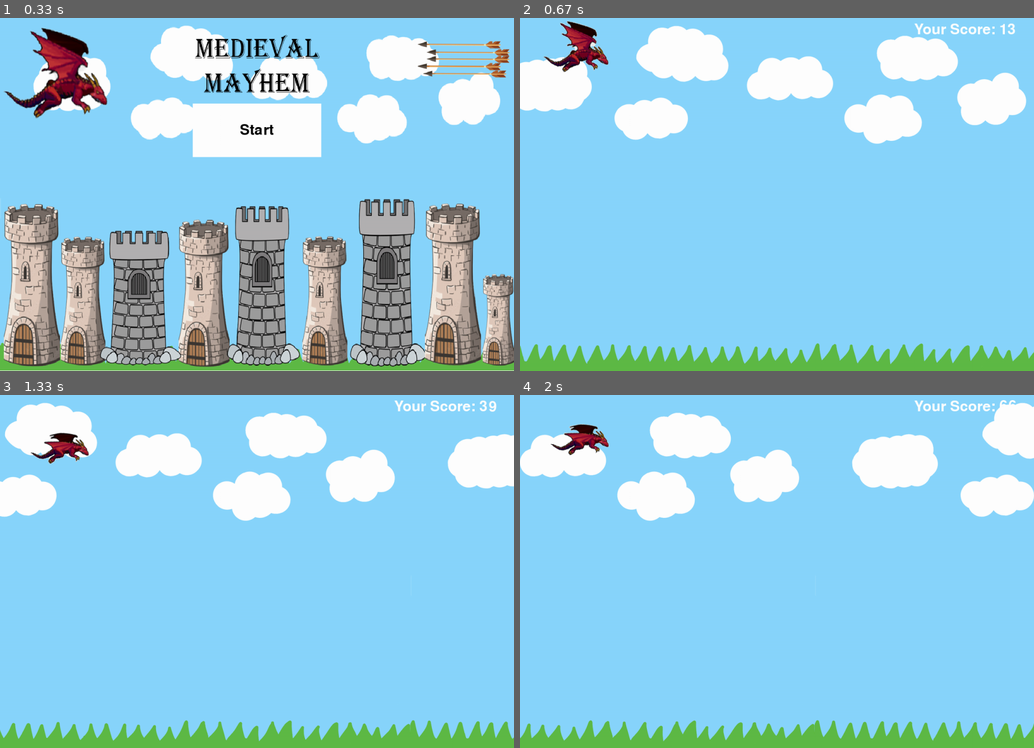
Above: before the commit, frames 1-4 (two rows, left to right).
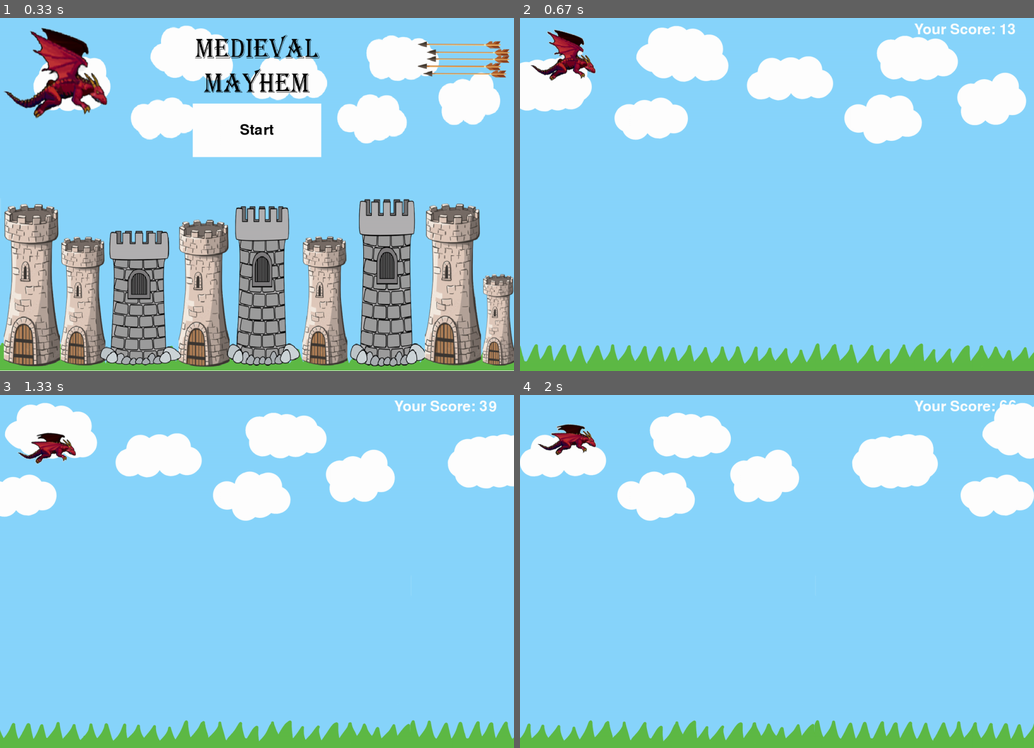
Above: after the commit, the same moments.

Repository: olincollege/Medieval-Mayhem
Game: pygame game, started from play_game.py
Two runs of this game, one before a commit and one after it. Both use one fixed random seed, a clock stepped at 60 frames per second and the inputs below.
Inputs (mouse positions are in pixels of both pictures, inside the frame that each line leads up to):
- Up to frame 1 (0.33 s): no input
- Up to frame 2 (0.67 s): press the mouse at (777, 130) at 0.37 s; move the mouse to (715, 162) at 0.47 s; release the mouse at (653, 198) at 0.6 s
- Up to frame 3 (1.33 s): hold Up 0.67-1.13 s; move the mouse to (308, 649) at 0.7 s; hold Down from 1.17 s (still down)
- Up to frame 4 (2 s): release Down at 1.47 s; hold Up 1.5-1.87 s; hold Down from 1.9 s (still down)

Frame 1 is identical in both runs. In frame 2, 1.2% of the frame differs, in the area x 2-18%, y 0-18%; in frame 3, 0.6%; in frame 4, 0.6%.

Commit message:
Final commit for game

Diff:
--- a/background.py
+++ b/background.py
@@ -7,24 +7,21 @@
 
 class Background:
     """
-    A class for managing the background of the game.
+    A class for managing the background of the game
 
     Attributes:
         frame_width: an int representing the width of the
-        display window.
+        display window
         frame_height: an int representing the height of the
-        display window.
+        display window
         frames_per_second: an int representing the number of frames to be
-        displayed per second.
-        ani : an int representing the duration of the animation in
-        milliseconds.
-        world : a pygame.Surface representing the display window created
-        using Pygame.
-        pi: a float representing the value of pi.
+        displayed per second
+        world: a pygame.Surface representing the display window created
+        using Pygame
         background_image: a pygame.Surface representing the background
-        image to be used for the display window.
-        bg_width: an int representing the width of the background image.
-        bg_height: an int representing the height of the background image.
+        image to be used for the display window
+        bg_width: an int representing the width of the background image
+        bg_height: an int representing the height of the background image
     """
 
     # Width of display window
@@ -33,14 +30,9 @@
     frame_height = 825
     # Number of frames per second for animation
     frames_per_second = 40
-    # Total animation frame duration
-    ani = 10000
 
     # Create a display window using Pygame
     world = pygame.display.set_mode([frame_width, frame_height])
-
-    # Define the value of pi
-    pi = 3.14
 
     # Load the background image
     background_image = pygame.image.load(
@@ -52,6 +44,5 @@
 
     def __init__(self):
         """
-        Constructor for the Background class.
-
+        Constructor for the Background class
         """
--- a/controller.py
+++ b/controller.py
@@ -9,14 +9,21 @@
 class Controller:
     """
     A class that handles user input events and updates
-    the state of the player object accordingly
+    the state of the player object accordingly by calling
+    methods in the Player class that cause the player
+    to move up or down
     """
 
     def __init__(self, model):
         """
-        Initializes an instance of the Controller class.
+        Initializes an instance of the Controller class
+
+        Args:
+            model: an instance of the DragonModel class
         """
         self.player = model.player
+
+        # Define how many units up and down the sprite moves
         self.steps = 10
         self.main = None
 
--- a/endscreen.py
+++ b/endscreen.py
@@ -11,17 +11,12 @@
 class EndScreen:
     """
     This class details functions for the endscreen when
-    a player hits an obstacle:
-
-    Methods:
-        __init__(self, width, height): Initializes an endscreen object
-        display(self): Displays Endscreen in game world and
-        defines exit and try again buttons
+    a player hits an obstacle
     """
 
     def __init__(self, width, height):
         """
-        Initialize EndScreen object.
+        Initialize an instance of EndScreen object
 
         Args:
             width: An int representing width of the game window
@@ -32,6 +27,8 @@
 
         # Create font objects for end screen text and exit button text
         self.end_font = pygame.font.Font(None, 60)
+        # Render the text to be a different type so
+        # it can be blitted on the screen
         self.end_text = self.end_font.render("Game Over!", True, (255, 0, 0))
         self.end_rect = self.end_text.get_rect(
             center=(self.width / 2, self.height / 2)
@@ -40,6 +37,8 @@
         self.exit_button_text = self.exit_button_font.render(
             "Exit", True, (0, 0, 0)
         )
+        # Render the text to be a different type so
+        # it can be blitted on the screen
         self.exit_button_rect = self.exit_button_text.get_rect(
             center=(self.width / 2, self.height / 2 + 50)
         )
@@ -53,7 +52,7 @@
         or closes the window.
 
         Returns:
-            bool: True if the Exit button is clicked, False otherwise
+            True if the Exit button is clicked, False otherwise
         """
         while not self.done:
             for event in pygame.event.get():
@@ -70,7 +69,6 @@
                     if self.exit_button_rect.collidepoint(
                         x_position, y_position
                     ):
-                        print("exit")
                         self.done = True
                         return True
             # Blit the end screen text, Exit button background
--- a/model.py
+++ b/model.py
@@ -11,8 +11,8 @@
 class DragonModel:
     """
     This is the model class for the dragon. It keeps track of the state of
-    the arrows, the castle, the background, the dragon, the score, whether
-    there has been a collision, etc.
+    the arrows, the castle, the background, the dragon, the score, and whether
+    there has been a collision
 
     Attributes:
         steps: an integer representing how far up and down the dragon goes
@@ -30,6 +30,9 @@
     def __init__(self, player):
         """
         Initialize an instance of the DragonModel class
+
+        Args:
+            player: an instance of the Player class
         """
         self._score = 0
         self.position = 0
@@ -41,8 +44,8 @@
 
     def update_background(self):
         """
-        This method causes the background to scroll to the left by self.steps
-        units
+        This method causes the background to scroll to the left by
+        self.steps (10) units
         """
 
         # Move the position of the background self.steps units to the left
@@ -132,10 +135,3 @@
             self.arrows.add_arrows(Background.frame_width, Arrows.arrows_list)
         # Update obstacle_list to add the new arrow obstacle
         self.arrows.arrows_list.update()
-
-    @property
-    def get_score(self):
-        """
-        Method to return the final score
-        """
-        return self._score
--- a/obstacle.py
+++ b/obstacle.py
@@ -1,7 +1,5 @@
 """
-This file contains classes for the obstacles in the game.
-The Castle and arrows obstacle classes are both in this
-file.
+This file contains the Castle class and the Arrows class
 """
 
 import random
@@ -11,7 +9,7 @@
 
 class Castle(pygame.sprite.Sprite):
     """
-    Represents a castle obstacle in the game.
+    Represents a castle obstacle in the game
 
     Attributes:
         obstacle_list: A pygame Sprite group of all
@@ -22,11 +20,13 @@
 
     def __init__(self, x_position, y_position, width, height):
         """
-        Create a new instance of the Castle object
+        Initialize a new instance of the Castle object
 
         Args:
-            x: An int representing the x-coordinate of the castle's position
-            y: An int representing the y-coordinate of the castle's position
+            x_position: An int representing the x-coordinate of the
+            castle's position
+            y_position: An int representing the y-coordinate of the
+            castle's position
             width: An int representing the width of the castle image
             height: An int represnting the height of the castle image
         """
@@ -59,24 +59,27 @@
 
         # Set the speed of the castle
         self.velocity = 10
+
         self.height = 0
 
     def update(self):
         """
         Update the position of the castle by moving it to the
-        left at its current velocity.
+        left at its current velocity
         """
         self.rect.x -= self.velocity
 
     def add_obstacle(self, worldx, worldy, obstacle_list):
         """
-        Add a new castle obstacle to the given obstacle_list.
+        Add a new castle obstacle to the given obstacle_list
 
         Args:
             worldx: An int representing the x-coordinate of the world
             in which the obstacle will be placed
+
             worldy: An int representing the y-coordinate of the world
             in which the obstacle will be placed
+
             obstacle_list: A pygame sprite group representing the list
             of obstacles to which the new obstacle will be added
         """
@@ -103,7 +106,7 @@
 
     def __init__(self, x_position, y_position):
         """
-        Initialize a new Arrows object.
+        Initialize an instance of the Arrows object
 
         Args:
             x_position: An int representing the x-coordinate
@@ -155,7 +158,7 @@
 
     def add_arrows(self, frame_width, arrows_list):
         """
-        Create a new Arrows object and add it to the arrows_list.
+        Create a new Arrows object and add it to the arrows_list
 
         Args:
             frame_width: An int representing the width of the game frame
--- a/player.py
+++ b/player.py
@@ -5,9 +5,10 @@
 import os
 import pygame
 
+
 class Player(pygame.sprite.Sprite):
     """
-    A class to represent the player object.
+    A class to represent the player object
 
     Attributes:
         player_list: A pygame Sprite group containing all the
@@ -18,7 +19,7 @@
 
     def __init__(self):
         """
-        Initialize a new instance of the Player object.
+        Initialize an instance of the Player object
         """
         pygame.sprite.Sprite.__init__(self)
         self.movex = 0
@@ -49,9 +50,6 @@
             self.rect.y += rect_dimensions // 2
         self.current_image = 0
 
-        # NEW STUFF
-        self.rect.x = 50
-        self.rect.y = 0
         self.player_list.add(self)
 
     def control(self, x_position, y_position, z_position):
@@ -59,9 +57,9 @@
         Control the movement of the Player object.
 
         Args:
-            x: An int representing the x-coordinate of the Player object
-            y: An int representing the y-coordinate of the Player object
-            z: An int representing the z-coordinate of the Player object
+            x_position: An int representing the x-coordinate of the Player object
+            y_position: An int representing the y-coordinate of the Player object
+            z_position: An int representing the z-coordinate of the Player object
         """
         self.movex += x_position
         self.movey += y_position
@@ -100,7 +98,7 @@
         Check if the Player object is within the game bounds
 
         Args:
-            player: A Player object representing the player sprite
+            player: an instance of Player
             worldx: An int representing the width of the game world
             worldy: An int representing the height of the game world
         """
--- a/startscreen.py
+++ b/startscreen.py
@@ -13,19 +13,7 @@
 
 class StartScreen:
     """
-    A class representing the start screen of a game.
-
-    Attributes:
-    - width: an int representing the width of the screen.
-    - height: an int representing The height of the screen.
-    - screen: The Pygame surface object representing the screen.
-    - font: The Pygame font object used for rendering text.
-    - title_text: The Pygame surface object representing the title text.
-    - start_button_rect: The Pygame rect object representing the
-    start button.
-    - start_button_text: The Pygame surface object representing
-    the start button text.
-
+    A class representing the start screen of a game
     """
 
     def __init__(self, width, height) -> None:
@@ -33,10 +21,10 @@
         Initializes the StartScreen object.
 
         Args:
-        - width: an int representing the width of the screen.
-        - height: an int representing The height of the screen.
+            width: an int representing the width of the screen
+            height: an int representing The height of the screen
         """
-        # Initialize the StartScreen object with the specified width and height.
+        # Initialize the StartScreen object with the specified width and height
         self.width = width
         self.height = height
         self.img = pygame.image.load(
@@ -51,26 +39,26 @@
 
     def display(self):
         """
-        Displays the start screen and waits for
-        the user to click the start button.
+        Display the start screen and waits for
+        the user to click the start button
 
         Returns:
-        - str: The string "start".
+            A String "start" if the user has clicked the button
         """
-        # Display the start screen and wait for user input.
+        # Display the start screen and wait for user input
         while True:
             for event in pygame.event.get():
                 if event.type == QUIT:
-                    # Quit the game if the user clicks the close button.
+                    # Quit the game if the user clicks the close button
                     pygame.quit()
                     return None
                 if event.type == MOUSEBUTTONDOWN:
                     mouse_pos = pygame.mouse.get_pos()
-                    # If the user clicks the start button, return "start".
+                    # If the user clicks the start button, return "start"
                     if self.start_button_rect.collidepoint(mouse_pos):
                         return "start"
 
-            # Draw the start screen elements.
+            # Draw the start screen elements
             self.screen.blit(self.image, (0, 0))
             pygame.draw.rect(
                 self.screen, (255, 255, 255), self.start_button_rect
--- a/test_model.py
+++ b/test_model.py
@@ -7,7 +7,10 @@
 from obstacle import Castle, Arrows
 from player import Player
 
+# Create an instance of Player
 player = Player()
+
+# Create multiple instances of DragonModel
 model_test = [
     (DragonModel(player), Castle(800, 500, 100, 100), Arrows(800, 500))
     for _ in range(100)
@@ -17,12 +20,12 @@
 @pytest.mark.parametrize("model, castle, arrows", model_test)
 def test_update_background(model, castle, arrows):
     """
-    Test function for the update_background method of the DragonModel class.
+    Test function for the update_background method of the DragonModel class
 
     Args:
-    - model: The instance of the DragonModel class to be tested.
-    - castle: The instance of the Castle class to be used in the test.
-    - arrows: The instance of the Arrows class to be used in the test.
+        model: The instance of the DragonModel class to be tested
+        castle: The instance of the Castle class to be used in the test
+        arrows: The instance of the Arrows class to be used in the test
     """
     model.castle = castle
     model.arrows = arrows
@@ -37,9 +40,9 @@
     at x = 50
 
     Args:
-     - model: The instance of the DragonModel class to be tested.
-    - castle: The instance of the Castle class to be used in the test.
-    - arrows: The instance of the Arrows class to be used in the test.
+        model: The instance of the DragonModel class to be tested
+        castle: The instance of the Castle class to be used in the test
+        arrows: The instance of the Arrows class to be used in the test
     """
     model.castle = castle
     model.arrows = arrows
@@ -54,9 +57,9 @@
     Test that the castles move
 
     Args:
-     - model: The instance of the DragonModel class to be tested.
-    - castle: The instance of the Castle class to be used in the test.
-    - arrows: The instance of the Arrows class to be used in the test.
+        model: The instance of the DragonModel class to be tested
+        castle: The instance of the Castle class to be used in the test
+        arrows: The instance of the Arrows class to be used in the test
     """
     # Instance of castle and arrows for test
     model.castle = castle
--- a/test_obstacle.py
+++ b/test_obstacle.py
@@ -14,6 +14,7 @@
     arrows_obstacle_list.append(Arrows(0, 0))
     velocity_list.append(random.randint(10, 50))
 
+
 @pytest.mark.parametrize("arrow", arrows_obstacle_list)
 def test_arrow_range(arrow):
     """
@@ -27,11 +28,14 @@
     arrow.add_arrows(Background.frame_width, Arrows.arrows_list)
     assert arrow.height >= 15 and arrow.height <= 250
 
-@pytest.mark.parametrize("arrow, velocity", [
-    (arrow, velocity) for arrow, velocity in zip(
-arrows_obstacle_list, velocity_list
+
+@pytest.mark.parametrize(
+    "arrow, velocity",
+    [
+        (arrow, velocity)
+        for arrow, velocity in zip(arrows_obstacle_list, velocity_list)
+    ],
 )
-])
 def test_arrow_position(arrow, velocity):
     """
     The position of the arrows is moved to the left by whatever number
@@ -48,6 +52,7 @@
 for i in range(0, 100):
     castle_obstacle_list.append(Castle(0, 0, 100, 100))
 
+
 @pytest.mark.parametrize("castle", castle_obstacle_list)
 def test_castle_height(castle):
     """
@@ -56,9 +61,10 @@
     specified in the class
     """
     castle.add_obstacle(
-    Background.frame_width, Background.frame_height, Castle.obstacle_list
-)
+        Background.frame_width, Background.frame_height, Castle.obstacle_list
+    )
     assert castle.height >= 200 and castle.height <= 500
+
 
 @pytest.mark.parametrize("castle", castle_obstacle_list)
 def test_castle_position(castle):
